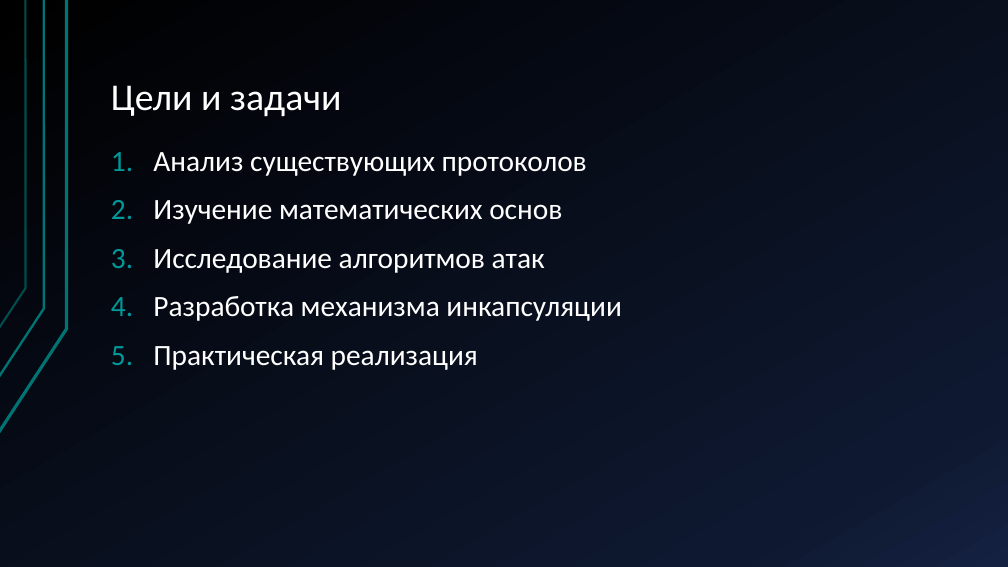
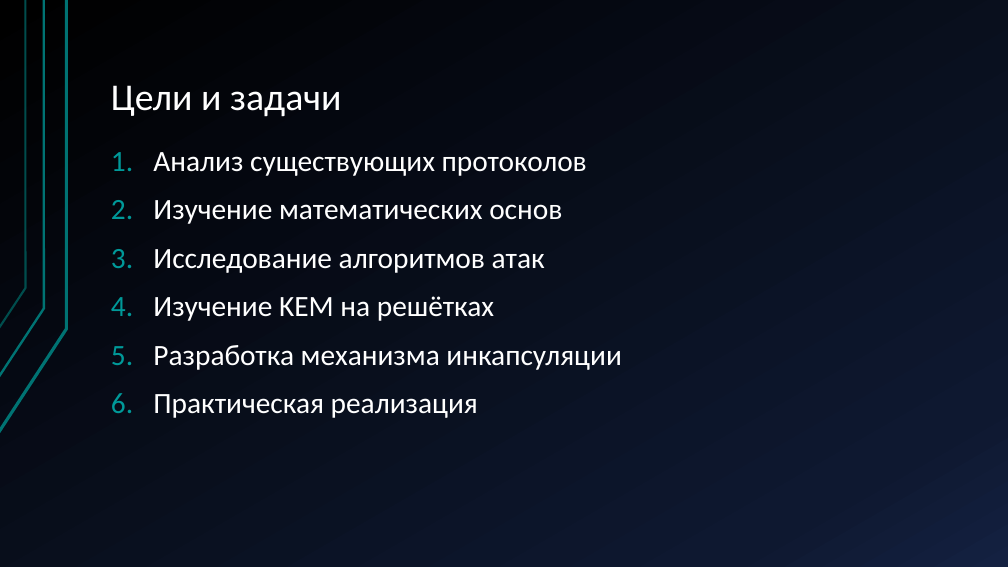
Before and after one commit to Terexi110/Teory, a slide deck: slide 7 of Постквантовая криптография KEM на решётках.pptx (slide 8 before the commit). Drawn at 1008x567 pixels with LibreOffice and Linux fonts; fonts in the diff are those of the drawing. Boxes give left, top, right and bottom in pixels: in the first picture for what was removed or moved away, otherwise in the second. Text is boxed around its words. In the diff, an @@ line names an element or a change of style, - is before the commit and + after.

```diff
--- a/Постквантовая криптография KEM на решётках.pptx
+++ b/Постквантовая криптография KEM на решётках.pptx
@@ text at [153,296,494,321]: paragraph added @@
+4. Изучение KEM на решётках
```
Also in this commit, not shown: 4 other slides changed, 2 other files.
